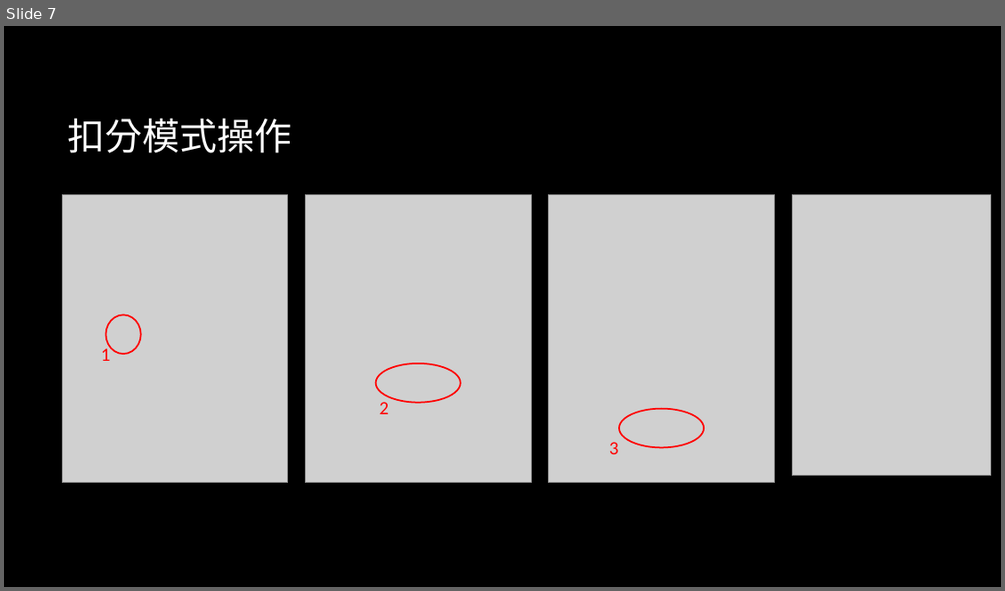
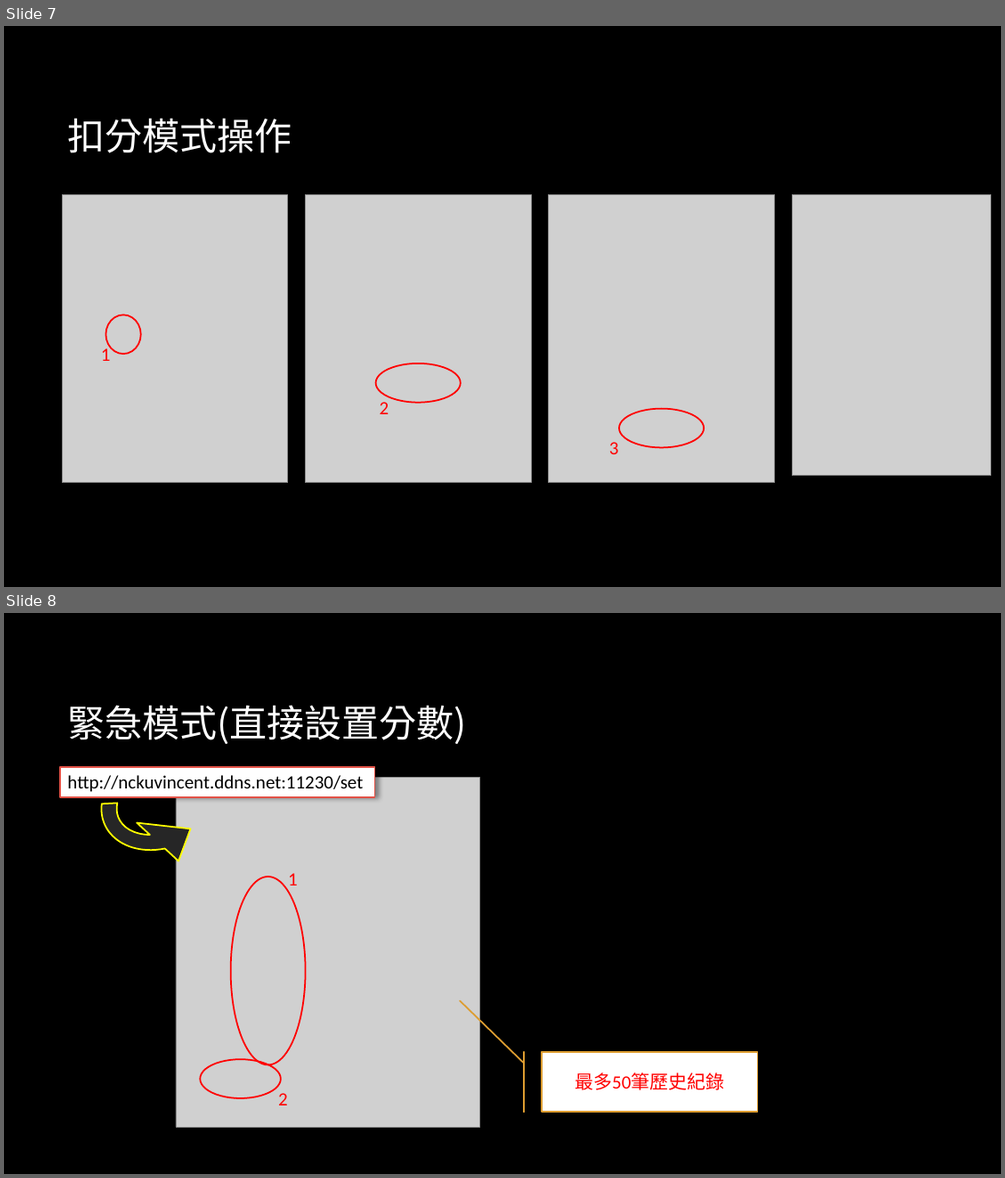
Before and after one commit to sciyen/ES_Camp_22nd, a slide deck: FileSearchSystem/readme/使用說明.pptx. Shown one above the other, each under a label of ours: slide 7 before the commit, slides 7 and 8 after it. The pictures are 1005x591 and 1005x1178 pixels, drawn with LibreOffice and Linux fonts; fonts in the diff are those of the drawing; grey boxes stand for pictures; background and template pictures are left out. Boxes give left, top, right and bottom in pixels: in the first picture for what was removed or moved away, otherwise in the second. Text is boxed around its words. In the diff, an @@ line names an element or a change of style, - is before the commit and + after.

```diff
--- a/FileSearchSystem/readme/使用說明.pptx
+++ b/FileSearchSystem/readme/使用說明.pptx
@@ slide 8 added at [4, 613, 1001, 1174], background picture (left out) @@
@@ circular arrow added at [60, 708, 259, 893], fill #262626, outline #FFFF00 1.5 pt @@
@@ title added at [67, 705, 466, 744], 36 pt, text #FFFFFF @@
+緊急模式(直接設置分數)
@@ rectangle added at [60, 767, 375, 797], fill #FFFFFF, outline #E25247 1.5 pt, 18 pt, text #000000 @@
+http://nckuvincent.ddns.net:11230/set
@@ picture added at [176, 778, 480, 1127] @@
@@ ellipse added at [231, 876, 306, 1064], outline #FF0000 1.5 pt @@
@@ text added at [288, 873, 298, 891], 18 pt, text #FF0000 @@
+1
@@ ellipse added at [200, 1060, 281, 1098], outline #FF0000 1.5 pt @@
@@ accent border callout added at [542, 1052, 758, 1111], fill #FFFFFF, outline #DD9D31 1.5 pt, 18 pt, text #FF0000 @@
+最多50筆歷史紀錄
@@ text added at [278, 1093, 288, 1105], 18 pt, text #FF0000 @@
+2
```
Also in this commit, not shown: 1 slide changed, 2 other slides added, 8 other files.
